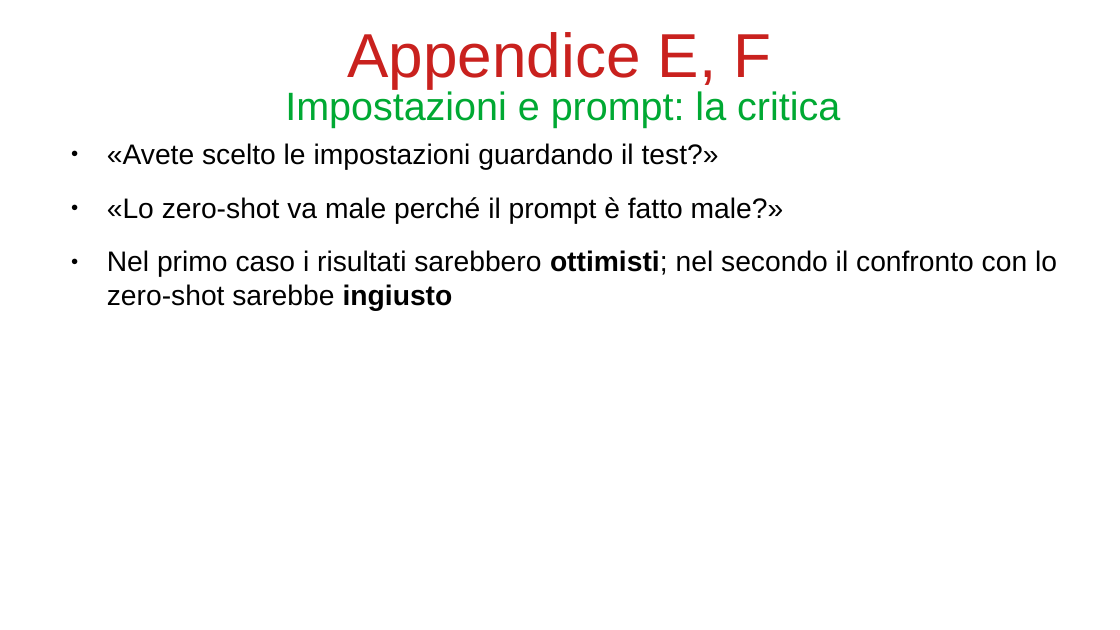
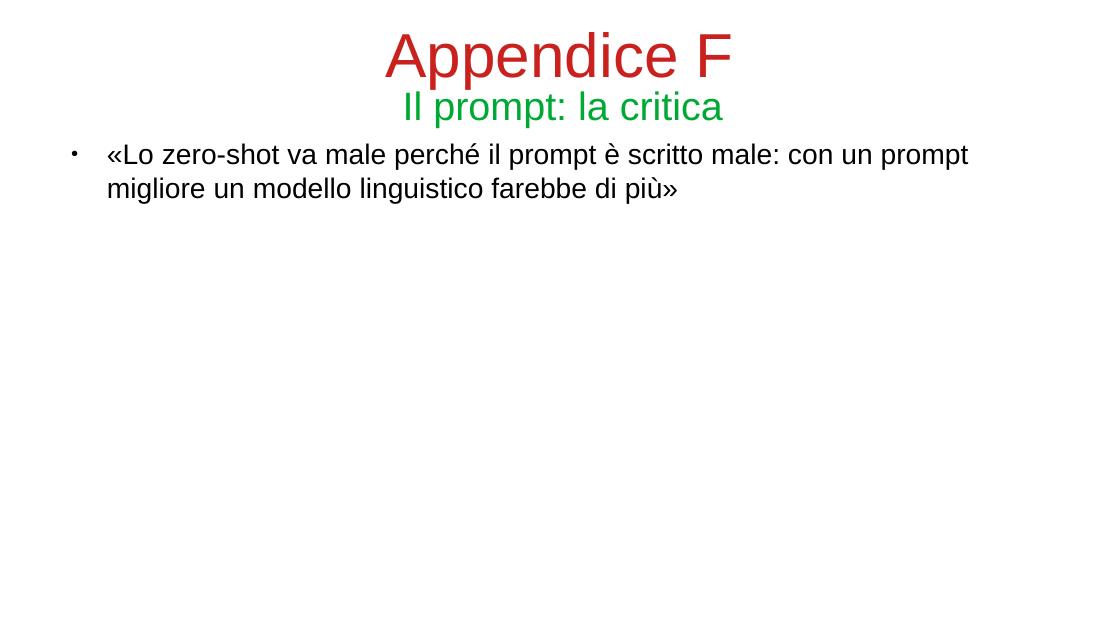
Before and after one commit to bianchi-john/PublisherClassification, a slide deck: slide 43 of Presentazioni/Paper rivista/PaperRivista.odp (slide 31 before the commit). Drawn at 1120x630 pixels with LibreOffice and Linux fonts; fonts in the diff are those of the drawing. Boxes give left, top, right and bottom in pixels: in the first picture for what was removed or moved away, otherwise in the second. Text is boxed around its words. In the diff, an @@ line names an element or a change of style, - is before the commit and + after.

```diff
--- a/Presentazioni/Paper rivista/PaperRivista.odp
+++ b/Presentazioni/Paper rivista/PaperRivista.odp
@@ title at <box>385,32,734,88</box>: text changed @@
-Appendice E, F
+Appendice F
@@ title at <box>403,89,723,128</box>: text changed @@
-Impostazioni e prompt: la critica
+Il prompt: la critica
@@ text at <box>107,143,969,204</box>: text changed @@
-● «Avete scelto le impostazioni guardando il test?»
-● «Lo zero-shot va male perché il prompt è fatto male?»
-● Nel primo caso i risultati sarebbero ottimisti; nel secondo il confronto con lo zero-shot sarebbe ingiusto
+● «Lo zero-shot va male perché il prompt è scritto male: con un prompt migliore un modello linguistico farebbe di più»
```
Also in this commit, not shown: 4 other slides changed, 13 slides added, 2 slides removed, 25 other files.
